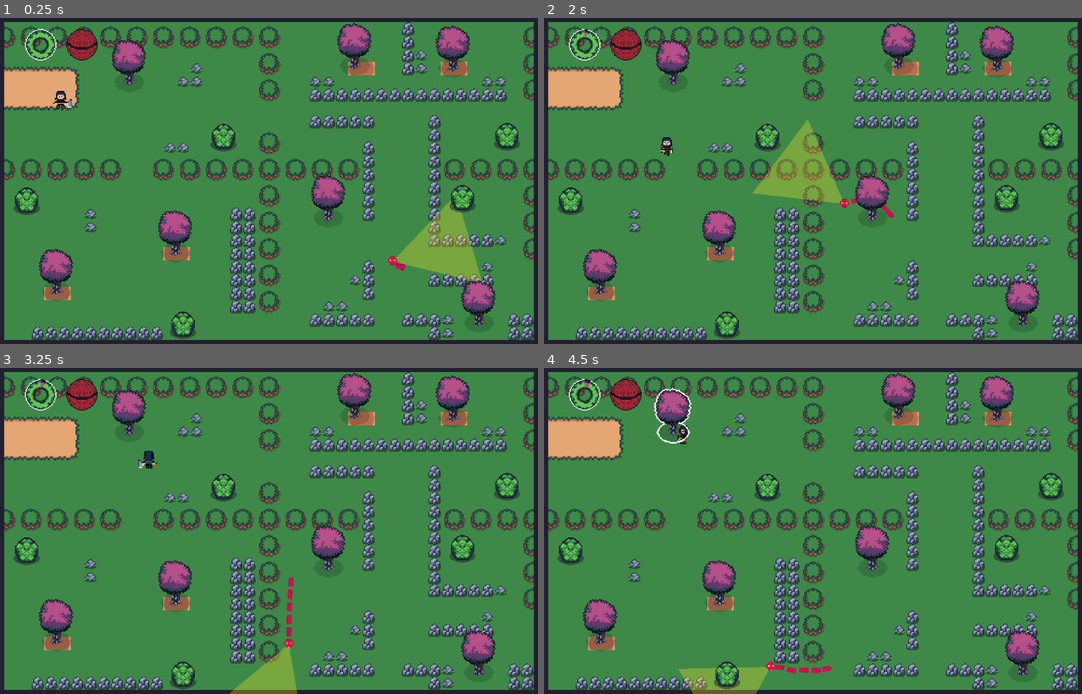
Above: before the commit, frames 1-4 (two rows, left to right).
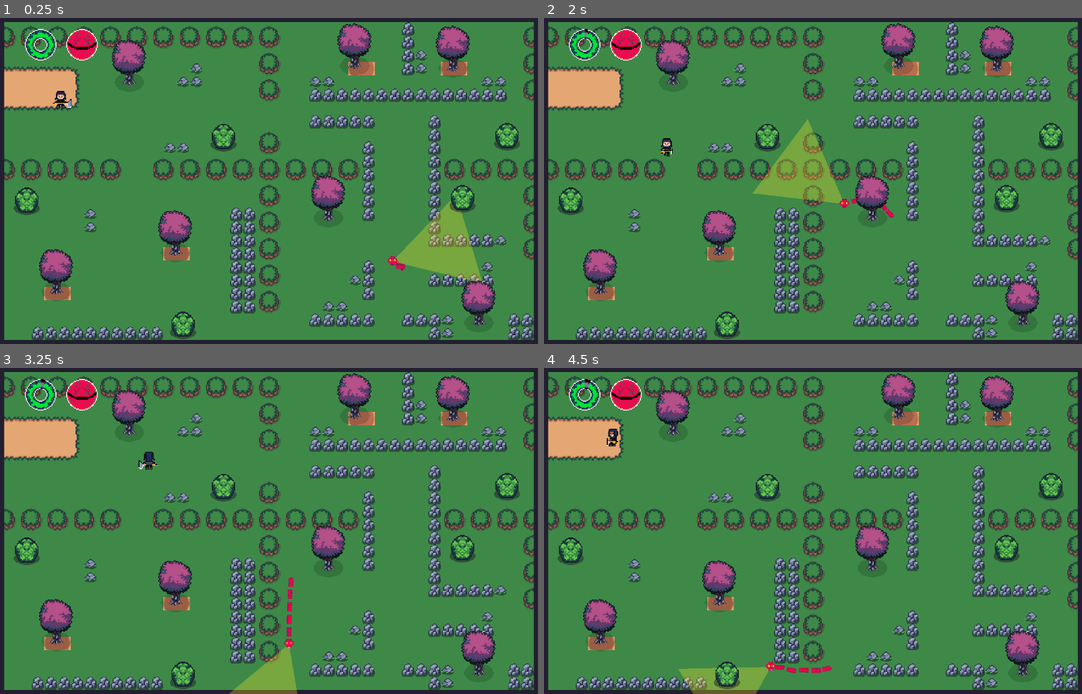
Above: after the commit, the same moments.

Repository: tomas2305/lumbersnake
Game: Godot game, scene res://game.tscn
The game is run twice, just before and just after one commit, with the same random seed, the same clock (stepped at 60 frames per second) and the same inputs. This scene is started directly instead of the project's main scene.
Inputs (mouse positions are in pixels of both pictures, inside the frame that each line leads up to):
- Up to frame 1 (0.25 s): no input
- Up to frame 2 (2 s): tap Enter at 0.5 s; move the mouse to (931, 161) at 0.52 s; hold Right (right) 0.53-1.28 s; hold Space (hit) 0.53-1.28 s; click (931, 161) at 0.67 s; move the mouse to (705, 194) at 1.27 s; hold Down (down) from 1.28 s (still down); tap Space (hit) at 1.35 s
- Up to frame 3 (3.25 s): move the mouse to (322, 456) at 2.02 s; release Down (down) at 2.03 s; hold Right (right) 2.03-2.78 s; hold Space (hit) 2.03-2.78 s; move the mouse to (242, 596) at 2.77 s; hold Up (up) from 2.78 s (still down); tap Space (hit) at 2.85 s; click (242, 596) at 2.92 s
- Up to frame 4 (4.5 s): move the mouse to (974, 576) at 3.52 s; release Up (up) at 3.53 s; hold Space (hit) 3.53-4.28 s; hold Left (left) from 3.53 s (still down); move the mouse to (651, 478) at 4.27 s; tap Space (hit) at 4.35 s

The runs differ from the first frame. In frame 1, 0.7% of the frame differs, in the area x 5-19%, y 3-14%; in frame 2, 0.7%; in frame 3, 0.8%; in frame 4, 1.0%, in the area x 5-28%, y 3-25%.

Commit message:
Redo hud sprites

Diff:
--- a/menus/game_hud.tscn
+++ b/menus/game_hud.tscn
@@ -1,98 +1,96 @@
-[gd_scene load_steps=23 format=3 uid="uid://b28305gqwv13b"]
+[gd_scene load_steps=21 format=3 uid="uid://b28305gqwv13b"]
 
 [ext_resource type="Script" uid="uid://blssc8wmxi1sb" path="res://menus/game_hud.gd" id="1_2s4jt"]
-[ext_resource type="Texture2D" uid="uid://dj3jo5bw8q7y4" path="res://assets/Menu/time_circle.png" id="2_r8ccr"]
-[ext_resource type="Texture2D" uid="uid://bu84jboyldyog" path="res://assets/Menu/time_circle_cursed.png" id="3_ld3gc"]
-[ext_resource type="Texture2D" uid="uid://ck385ph7vogp0" path="res://assets/Enemies/snake-eye-searching.png" id="4_nc3pq"]
-[ext_resource type="Texture2D" uid="uid://mj10for8maar" path="res://assets/Enemies/snake-eye-alert..png" id="5_gvyqo"]
-[ext_resource type="Texture2D" uid="uid://bqw0ud74yum7h" path="res://assets/Enemies/snake-eye-idle.png" id="6_71jtt"]
+[ext_resource type="Texture2D" uid="uid://3a3yqkdrvdtr" path="res://assets/Menu/time_circle2.png" id="2_fcx54"]
+[ext_resource type="Texture2D" uid="uid://wsq6ynxx0wjs" path="res://assets/Menu/time_circle1.png" id="3_2s4jt"]
+[ext_resource type="Texture2D" uid="uid://cpcsf1oni7wui" path="res://assets/Menu/snake-eye.png" id="4_r8ccr"]
 [ext_resource type="AudioStream" uid="uid://dx2f04t1t2d0l" path="res://menus/woods_saved.mp3" id="7_r8ccr"]
 
-[sub_resource type="AtlasTexture" id="AtlasTexture_36jdj"]
-atlas = ExtResource("4_nc3pq")
+[sub_resource type="AtlasTexture" id="AtlasTexture_ld3gc"]
+atlas = ExtResource("4_r8ccr")
 region = Rect2(0, 0, 32, 32)
 
-[sub_resource type="AtlasTexture" id="AtlasTexture_xfvwf"]
-atlas = ExtResource("4_nc3pq")
+[sub_resource type="AtlasTexture" id="AtlasTexture_nc3pq"]
+atlas = ExtResource("4_r8ccr")
 region = Rect2(32, 0, 32, 32)
 
-[sub_resource type="AtlasTexture" id="AtlasTexture_dhpj7"]
-atlas = ExtResource("4_nc3pq")
+[sub_resource type="AtlasTexture" id="AtlasTexture_gvyqo"]
+atlas = ExtResource("4_r8ccr")
 region = Rect2(64, 0, 32, 32)
 
-[sub_resource type="AtlasTexture" id="AtlasTexture_7knny"]
-atlas = ExtResource("4_nc3pq")
+[sub_resource type="AtlasTexture" id="AtlasTexture_71jtt"]
+atlas = ExtResource("4_r8ccr")
 region = Rect2(96, 0, 32, 32)
 
-[sub_resource type="AtlasTexture" id="AtlasTexture_082n1"]
-atlas = ExtResource("4_nc3pq")
+[sub_resource type="AtlasTexture" id="AtlasTexture_ddogi"]
+atlas = ExtResource("4_r8ccr")
 region = Rect2(128, 0, 32, 32)
 
-[sub_resource type="AtlasTexture" id="AtlasTexture_xex6t"]
-atlas = ExtResource("4_nc3pq")
+[sub_resource type="AtlasTexture" id="AtlasTexture_w2831"]
+atlas = ExtResource("4_r8ccr")
 region = Rect2(160, 0, 32, 32)
 
-[sub_resource type="AtlasTexture" id="AtlasTexture_aa0lp"]
-atlas = ExtResource("4_nc3pq")
+[sub_resource type="AtlasTexture" id="AtlasTexture_1kmiw"]
+atlas = ExtResource("4_r8ccr")
 region = Rect2(192, 0, 32, 32)
 
-[sub_resource type="AtlasTexture" id="AtlasTexture_iu0sx"]
-atlas = ExtResource("4_nc3pq")
+[sub_resource type="AtlasTexture" id="AtlasTexture_ko01t"]
+atlas = ExtResource("4_r8ccr")
 region = Rect2(224, 0, 32, 32)
 
-[sub_resource type="AtlasTexture" id="AtlasTexture_4v2jo"]
-atlas = ExtResource("4_nc3pq")
+[sub_resource type="AtlasTexture" id="AtlasTexture_1x5u4"]
+atlas = ExtResource("4_r8ccr")
 region = Rect2(256, 0, 32, 32)
 
-[sub_resource type="AtlasTexture" id="AtlasTexture_vaj68"]
-atlas = ExtResource("5_gvyqo")
-region = Rect2(0, 0, 32, 32)
+[sub_resource type="AtlasTexture" id="AtlasTexture_igsw2"]
+atlas = ExtResource("4_r8ccr")
+region = Rect2(0, 32, 32, 32)
 
-[sub_resource type="AtlasTexture" id="AtlasTexture_i2p71"]
-atlas = ExtResource("5_gvyqo")
-region = Rect2(32, 0, 32, 32)
+[sub_resource type="AtlasTexture" id="AtlasTexture_qp71u"]
+atlas = ExtResource("4_r8ccr")
+region = Rect2(32, 32, 32, 32)
 
-[sub_resource type="AtlasTexture" id="AtlasTexture_xa8c5"]
-atlas = ExtResource("5_gvyqo")
-region = Rect2(64, 0, 32, 32)
+[sub_resource type="AtlasTexture" id="AtlasTexture_2nwwl"]
+atlas = ExtResource("4_r8ccr")
+region = Rect2(64, 32, 32, 32)
 
-[sub_resource type="AtlasTexture" id="AtlasTexture_5b14r"]
-atlas = ExtResource("5_gvyqo")
-region = Rect2(96, 0, 32, 32)
+[sub_resource type="AtlasTexture" id="AtlasTexture_4wj00"]
+atlas = ExtResource("4_r8ccr")
+region = Rect2(96, 32, 32, 32)
 
-[sub_resource type="AtlasTexture" id="AtlasTexture_bnpwn"]
-atlas = ExtResource("6_71jtt")
-region = Rect2(0, 0, 32, 32)
+[sub_resource type="AtlasTexture" id="AtlasTexture_st6j4"]
+atlas = ExtResource("4_r8ccr")
+region = Rect2(0, 64, 32, 32)
 
 [sub_resource type="SpriteFrames" id="SpriteFrames_l1i01"]
 animations = [{
 "frames": [{
-"duration": 5.0,
-"texture": SubResource("AtlasTexture_36jdj")
+"duration": 1.5,
+"texture": SubResource("AtlasTexture_ld3gc")
 }, {
 "duration": 1.0,
-"texture": SubResource("AtlasTexture_xfvwf")
+"texture": SubResource("AtlasTexture_nc3pq")
 }, {
-"duration": 3.0,
-"texture": SubResource("AtlasTexture_dhpj7")
+"duration": 1.5,
+"texture": SubResource("AtlasTexture_gvyqo")
 }, {
 "duration": 1.0,
-"texture": SubResource("AtlasTexture_7knny")
-}, {
-"duration": 5.0,
-"texture": SubResource("AtlasTexture_082n1")
+"texture": SubResource("AtlasTexture_71jtt")
 }, {
 "duration": 1.0,
-"texture": SubResource("AtlasTexture_xex6t")
-}, {
-"duration": 3.0,
-"texture": SubResource("AtlasTexture_aa0lp")
+"texture": SubResource("AtlasTexture_ddogi")
 }, {
 "duration": 1.0,
-"texture": SubResource("AtlasTexture_iu0sx")
+"texture": SubResource("AtlasTexture_w2831")
+}, {
+"duration": 1.5,
+"texture": SubResource("AtlasTexture_1kmiw")
 }, {
 "duration": 1.0,
-"texture": SubResource("AtlasTexture_4v2jo")
+"texture": SubResource("AtlasTexture_ko01t")
+}, {
+"duration": 1.5,
+"texture": SubResource("AtlasTexture_1x5u4")
 }],
 "loop": true,
 "name": &"alert",
@@ -100,16 +98,16 @@
 }, {
 "frames": [{
 "duration": 1.0,
-"texture": SubResource("AtlasTexture_vaj68")
+"texture": SubResource("AtlasTexture_igsw2")
 }, {
 "duration": 1.0,
-"texture": SubResource("AtlasTexture_i2p71")
+"texture": SubResource("AtlasTexture_qp71u")
 }, {
 "duration": 1.0,
-"texture": SubResource("AtlasTexture_xa8c5")
+"texture": SubResource("AtlasTexture_2nwwl")
 }, {
 "duration": 1.0,
-"texture": SubResource("AtlasTexture_5b14r")
+"texture": SubResource("AtlasTexture_4wj00")
 }],
 "loop": true,
 "name": &"chase",
@@ -117,7 +115,7 @@
 }, {
 "frames": [{
 "duration": 1.0,
-"texture": SubResource("AtlasTexture_bnpwn")
+"texture": SubResource("AtlasTexture_st6j4")
 }],
 "loop": true,
 "name": &"idle",
@@ -145,8 +143,8 @@
 offset_bottom = 35.0
 max_value = 60.0
 fill_mode = 4
-texture_under = ExtResource("2_r8ccr")
-texture_progress = ExtResource("3_ld3gc")
+texture_under = ExtResource("2_fcx54")
+texture_progress = ExtResource("3_2s4jt")
 
 [node name="EnemyStateHUD" type="AnimatedSprite2D" parent="HUD"]
 position = Vector2(68, 19)
--- a/player/player.tscn
+++ b/player/player.tscn
@@ -410,7 +410,7 @@
 }]
 
 [sub_resource type="CircleShape2D" id="CircleShape2D_onrkg"]
-radius = 7.70185
+radius = 6.30599
 
 [node name="Player" type="CharacterBody2D"]
 script = ExtResource("1_onrkg")
Binary file removed: assets/Enemies/snake-eye-alert..png
Binary file removed: assets/Enemies/snake-eye-idle.png
Not shown, removed: assets/Enemies/snake-eye-idle.png.import
Binary file removed: assets/Enemies/snake-eye-searching.png
Binary file removed: assets/Menu/board.png
Not shown, removed: assets/Menu/board.png.import
Binary file added: assets/Menu/snake-eye.png
Not shown, changed: assets/Menu/snake-eye.png.import
Binary file removed: assets/Menu/time_circle.png
Binary file added: assets/Menu/time_circle1.png
Not shown, changed: assets/Menu/time_circle1.png.import
Binary file added: assets/Menu/time_circle2.png
(and 4 more such lines)
